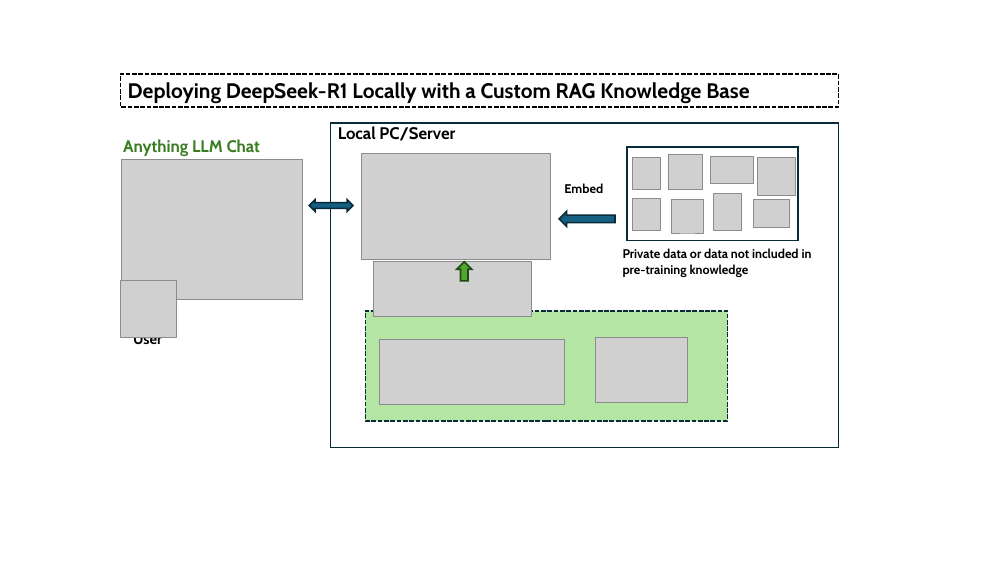
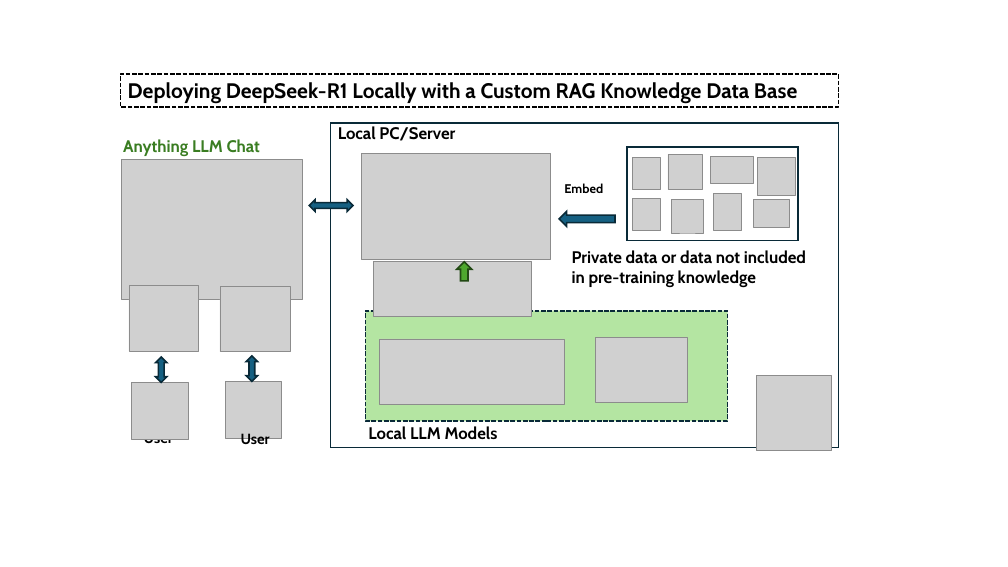
Before and after one commit to LiuYuancheng/IT_OT_IoT_Cyber_Security_Workshop, a slide deck: slide 1 of others/LocalDeepSeekWithRAG/img/designDoc.pptx. Drawn at 1008x567 pixels with LibreOffice and Linux fonts; fonts in the diff are those of the drawing; grey boxes stand for pictures. Boxes give left, top, right and bottom in pixels: in the first picture for what was removed or moved away, otherwise in the second. Text is boxed around its words. In the diff, an @@ line names an element or a change of style, - is before the commit and + after.

```diff
--- a/others/LocalDeepSeekWithRAG/img/designDoc.pptx
+++ b/others/LocalDeepSeekWithRAG/img/designDoc.pptx
@@ text in rectangle at (128, 82, 797, 104): text changed @@
-Deploying DeepSeek-R1 Locally with a Custom RAG Knowledge Base
+Deploying DeepSeek-R1 Locally with a Custom RAG Knowledge Data Base
@@ text "Private data or data not ...": place and size @@
-text "Private data or data not ..." at (623, 248, 812, 277)
+text "Private data or data not ..." at (572, 250, 806, 287)
@@ text "Private data or data not ..." at (572, 250, 806, 287): size 12 to 16 pt @@
@@ picture added at (129, 285, 199, 351) @@
@@ picture added at (220, 287, 290, 352) @@
@@ left right arrow added at (155, 357, 167, 382), fill #156082, outline #092A39 1.5 pt @@
@@ left right arrow added at (246, 356, 257, 381), fill #156082, outline #092A39 1.5 pt @@
@@ picture: place and size @@
-picture at (120, 281, 177, 337)
+picture at (132, 383, 188, 439)
@@ picture added at (225, 382, 282, 439) @@
@@ picture added at (756, 375, 832, 451) @@
@@ text "User": place and size @@
-text "User" at (133, 337, 162, 348)
+text "User" at (144, 439, 173, 448)
@@ text added at (241, 433, 270, 449), 14 pt, text #000000, bold @@
+User
@@ text added at (368, 426, 498, 439), 16 pt, text #000000, bold @@
+Local LLM Models
```
Also in this commit, not shown: 3 other files.
